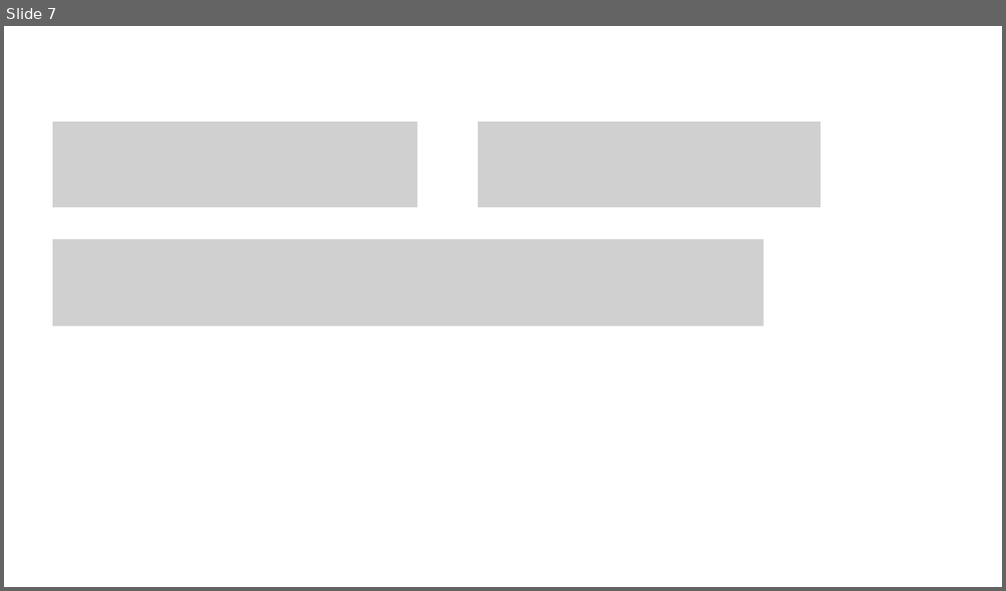
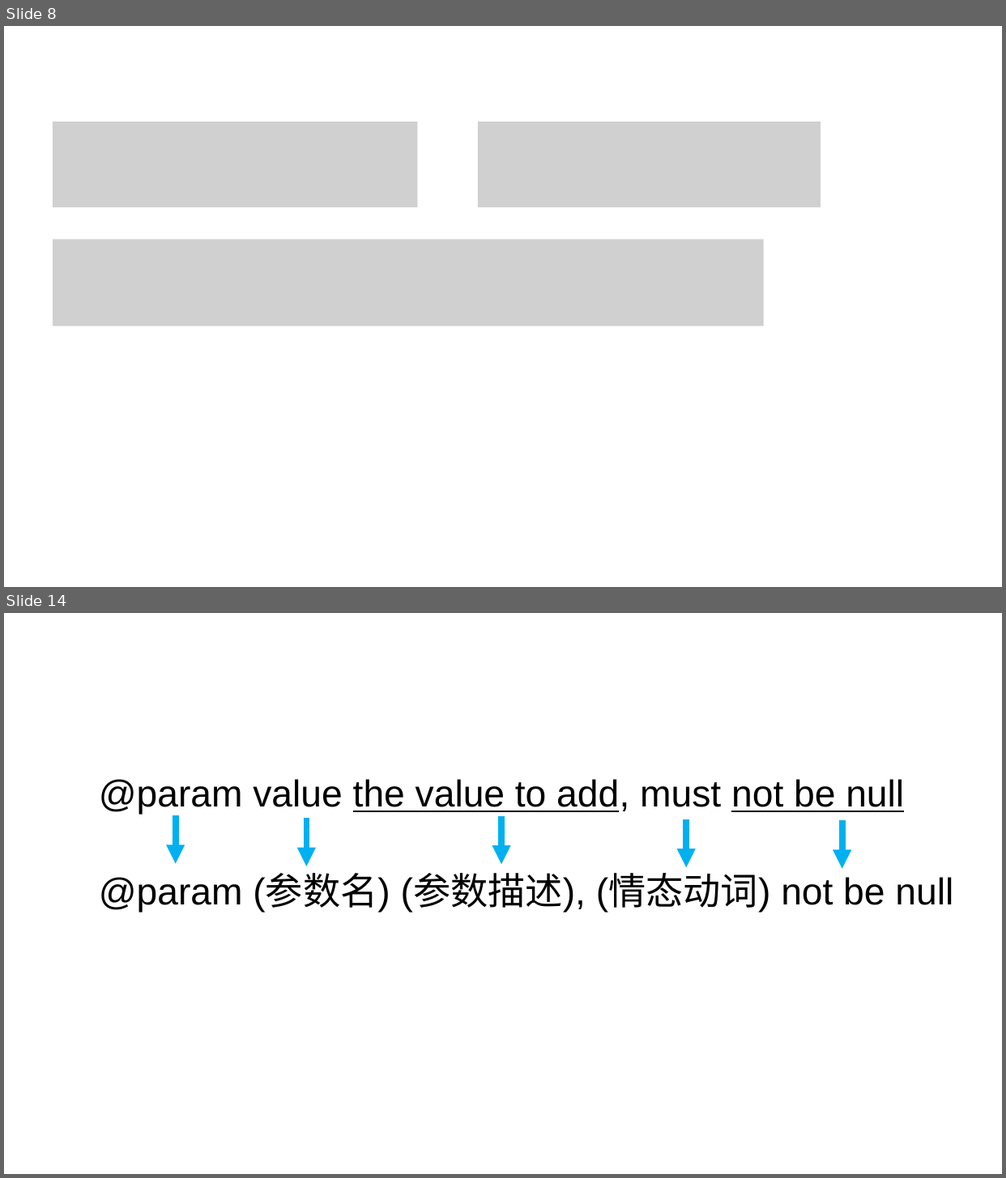
Before and after one commit to zk467701860/SKnowledgeGraph, a slide deck: directive_classification/毕业论文/图片/新建 Microsoft PowerPoint 演示文稿.pptx. Shown one above the other, each under a label of ours: slide 7 before the commit, slides 8 and 14 after it; the slides between them are not shown. The pictures are 1006x591 and 1006x1178 pixels, drawn with LibreOffice and Linux fonts; fonts in the diff are those of the drawing; grey boxes stand for pictures. Boxes give left, top, right and bottom in pixels: in the first picture for what was removed or moved away, otherwise in the second. Text is boxed around its words. In the diff, an @@ line names an element or a change of style, - is before the commit and + after.

```diff
--- a/directive_classification/毕业论文/图片/新建 Microsoft PowerPoint 演示文稿.pptx
+++ b/directive_classification/毕业论文/图片/新建 Microsoft PowerPoint 演示文稿.pptx
@@ slide 14 added at (4, 613, 1002, 1174), background #FFFFFF @@
@@ text added at (99, 779, 904, 815), 36 pt, text #000000, underline @@
+@param value the value to add, must not be null
@@ arrow added from (176, 815) to (176, 864), #00B0F0 6 pt @@
@@ arrow added from (306, 818) to (306, 867), #00B0F0 6 pt @@
@@ arrow added from (502, 815) to (502, 865), #00B0F0 6 pt @@
@@ arrow added from (686, 819) to (686, 867), #00B0F0 6 pt @@
@@ arrow added from (842, 820) to (842, 869), #00B0F0 6 pt @@
@@ text added at (99, 875, 953, 912), 36 pt, text #000000 @@
+@param (参数名) (参数描述), (情态动词) not be null
@@ what was slide 7 is now slide 8 @@
```
Also in this commit, not shown: 2 slides changed, 14 other slides added, 37 other files.
